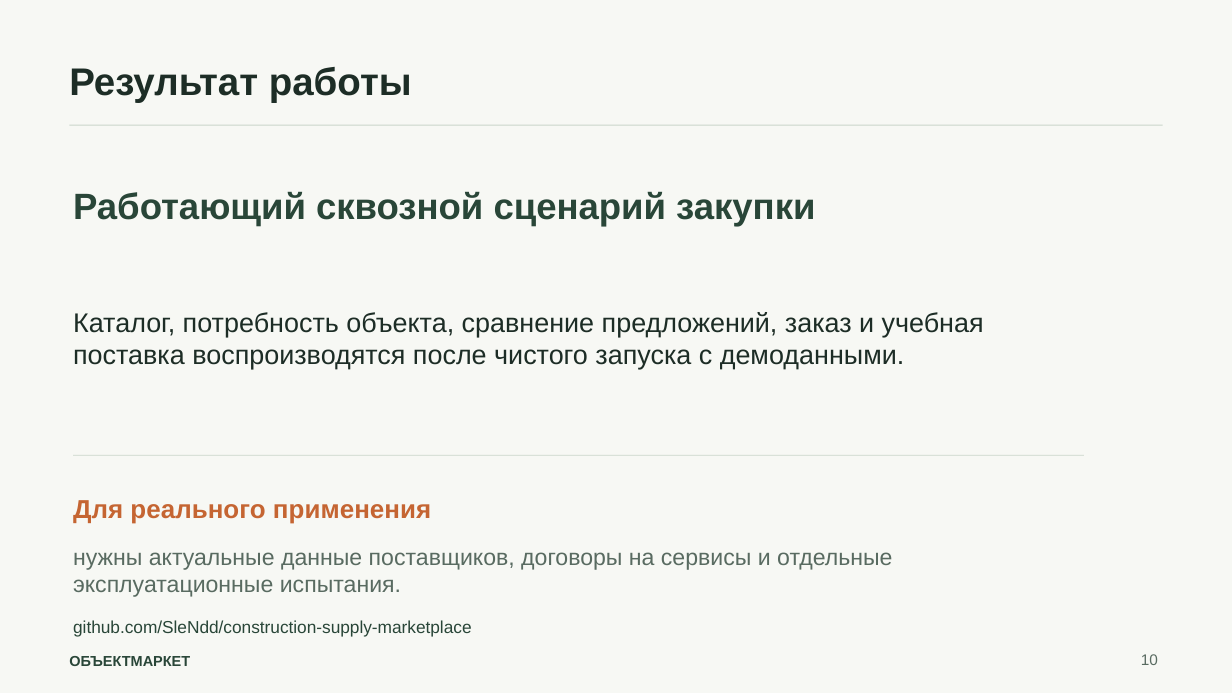
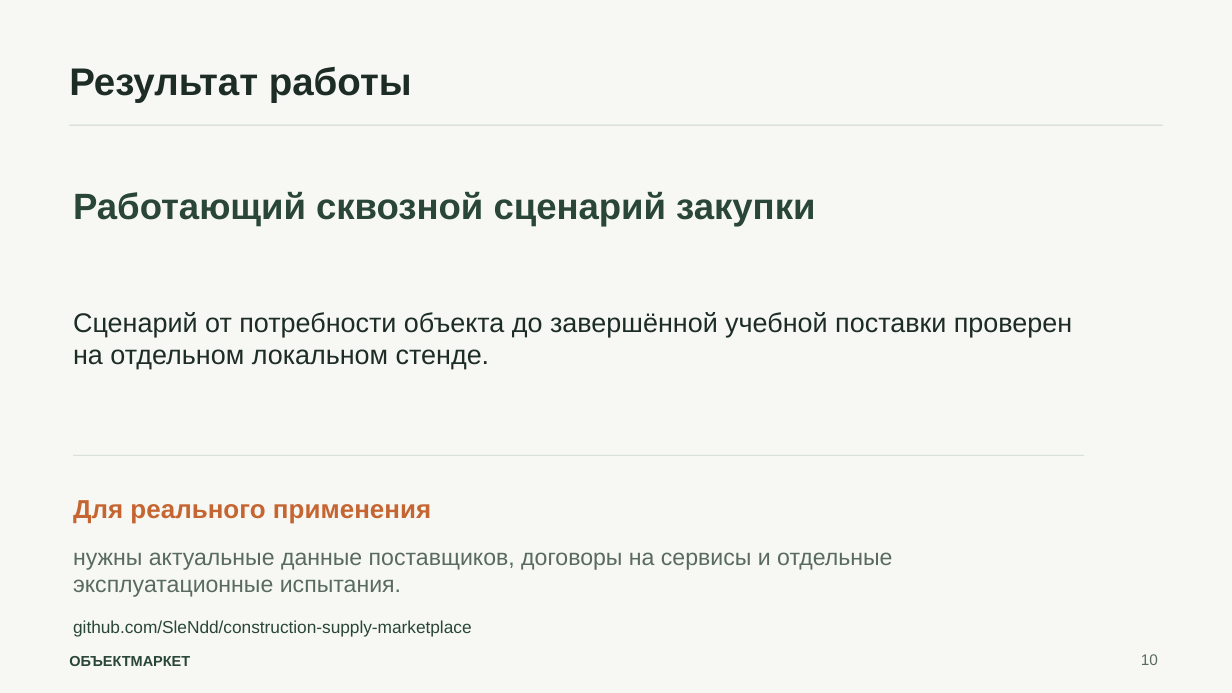
Before and after one commit to SleNdd/construction-supply-marketplace, a slide deck: slide 10 of docs/presentation/output/ОбъектМаркет_Защита_ВКР.pptx. Drawn at 1232x693 pixels with LibreOffice and Linux fonts; fonts in the diff are those of the drawing. Boxes give left, top, right and bottom in pixels: in the first picture for what was removed or moved away, otherwise in the second. Text is boxed around its words. In the diff, an @@ line names an element or a change of style, - is before the commit and + after.

```diff
--- a/docs/presentation/output/ОбъектМаркет_Защита_ВКР.pptx
+++ b/docs/presentation/output/ОбъектМаркет_Защита_ВКР.pptx
@@ text at box(73, 312, 1072, 369): text changed @@
-Каталог, потребность объекта, сравнение предложений, заказ и учебная поставка воспроизводятся после чистого запуска с демоданными.
+Сценарий от потребности объекта до завершённой учебной поставки проверен на отдельном локальном стенде.
```
Also in this commit, not shown: 3 other slides changed, 21 other files.
